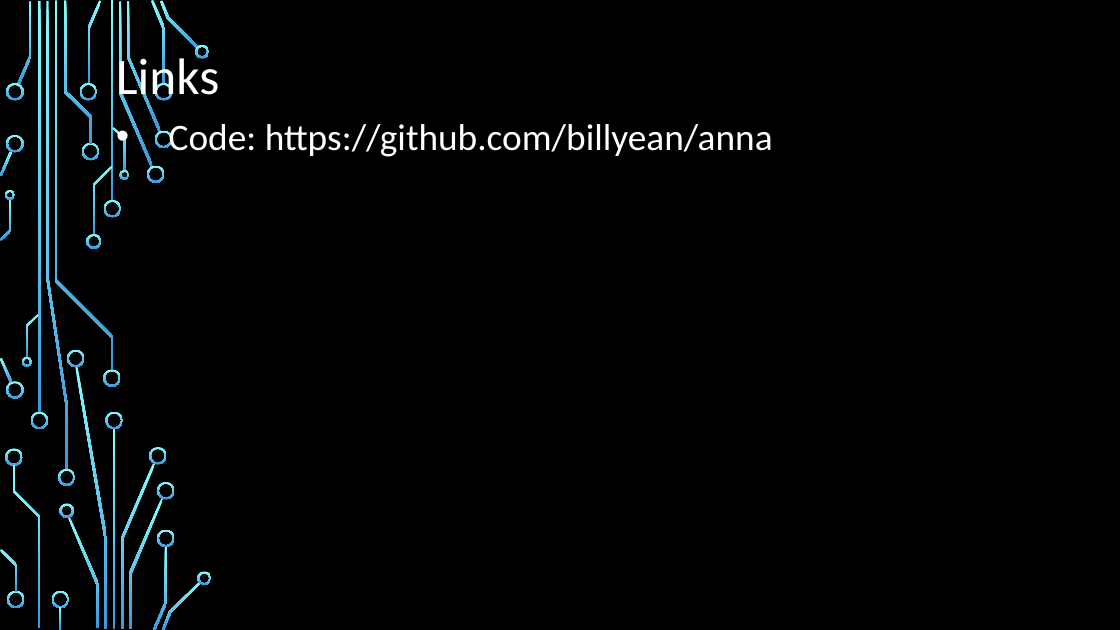
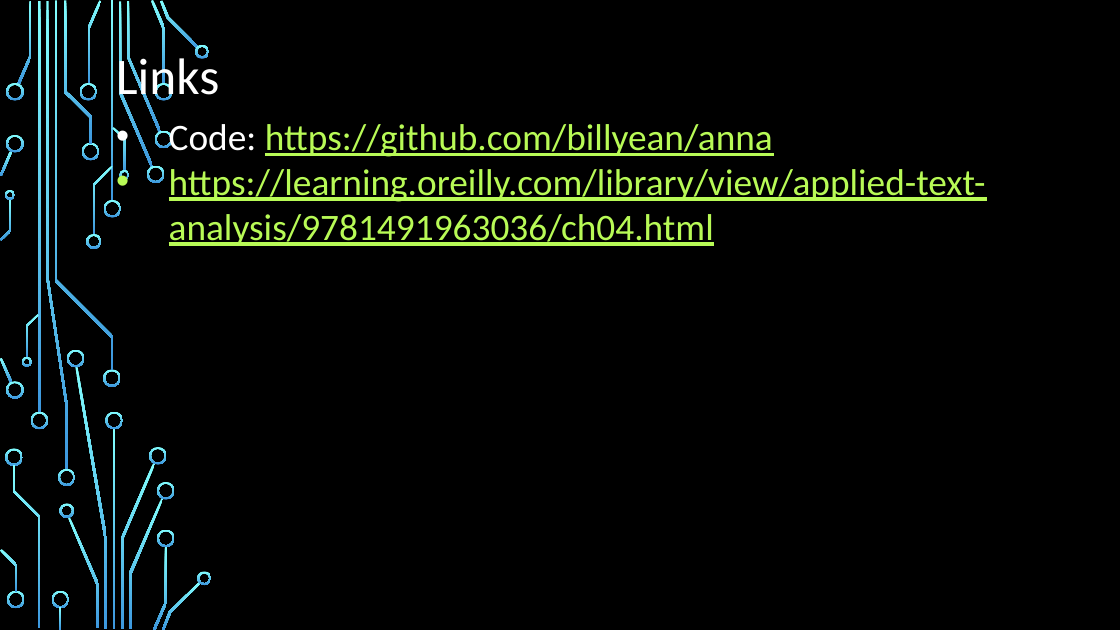
Before and after one commit to billyean/anna, a slide deck: slide 21 of Data Analytics and Information Virtualization Project.pptx. Drawn at 1120x630 pixels with LibreOffice and Linux fonts; fonts in the diff are those of the drawing; background and template pictures are left out. Boxes give left, top, right and bottom in pixels: in the first picture for what was removed or moved away, otherwise in the second. Text is boxed around its words. In the diff, an @@ line names an element or a change of style, - is before the commit and + after.

```diff
--- a/Data Analytics and Information Virtualization Project.pptx
+++ b/Data Analytics and Information Virtualization Project.pptx
@@ text at [169, 124, 773, 157]: text colour #FFFFFF to #B8FA56, underline on in "https://github.com/billyean/anna" @@
@@ text at [169, 169, 986, 246]: paragraph added @@
+• https://learning.oreilly.com/library/view/applied-text-analysis/9781491963036/ch04.html
```
Also in this commit, not shown: 2 other slides changed.
